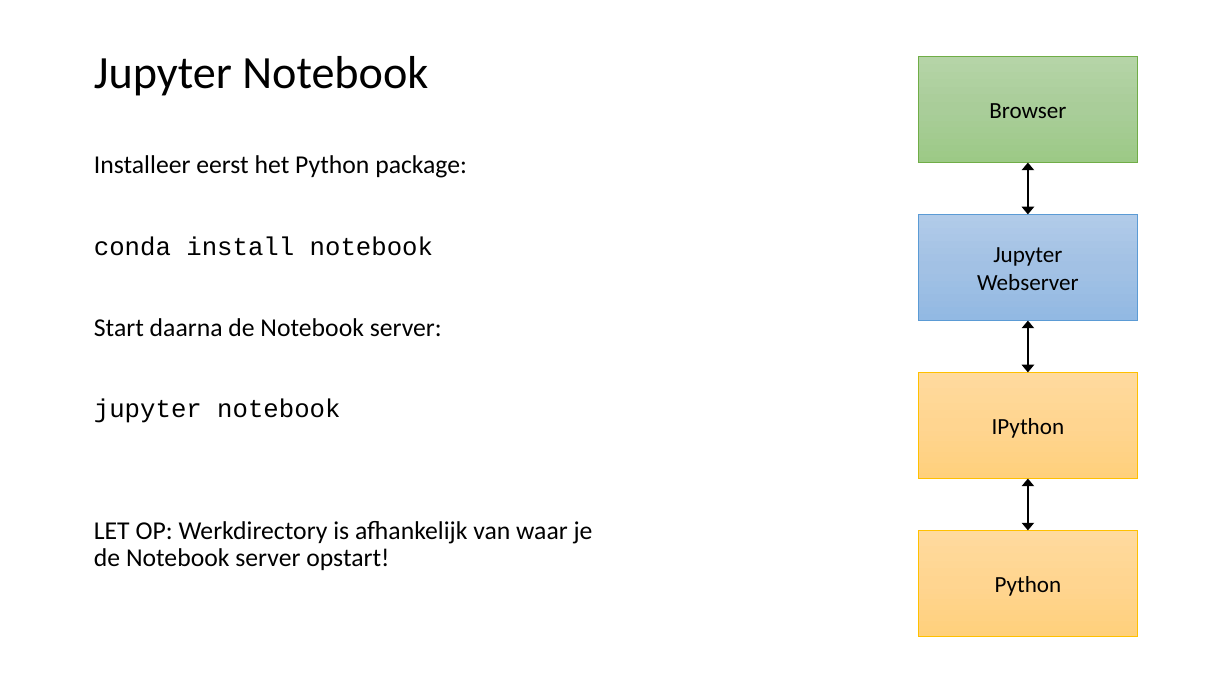
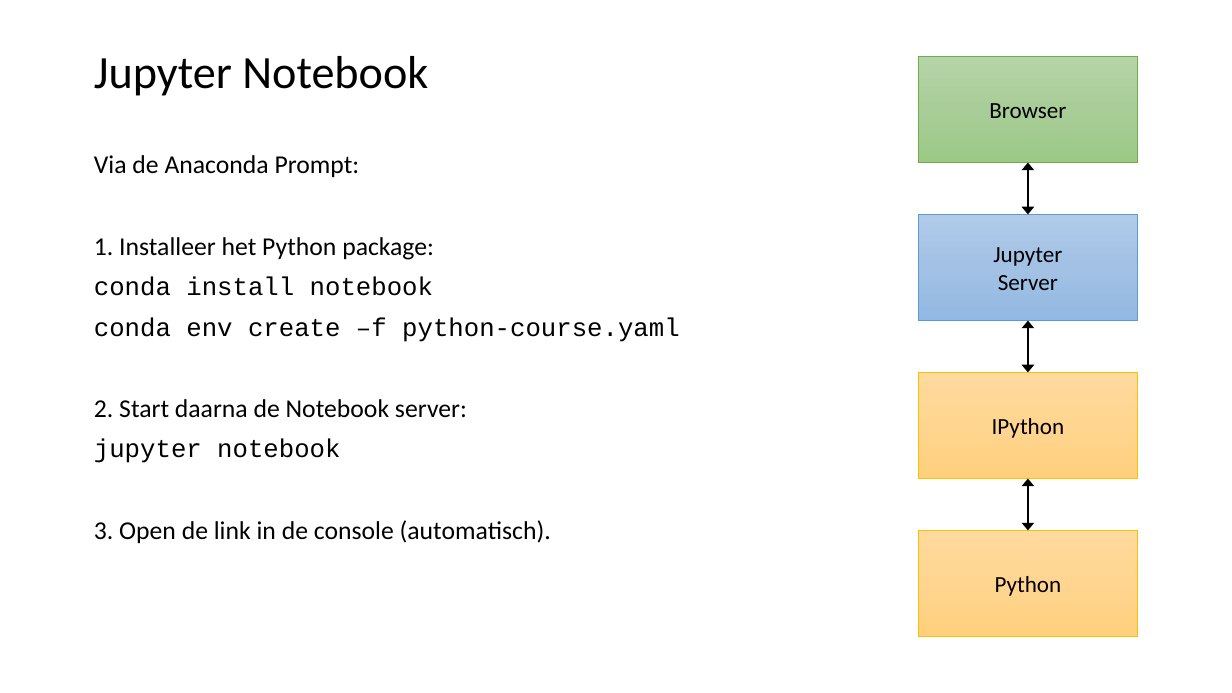
Before and after one commit to LFKoning/knowledge-sharing, a slide deck: slide 19 of python_course/1_basics_classes/python_cursus_1.pptx (slide 18 before the commit). Drawn at 1232x693 pixels with LibreOffice and Linux fonts; fonts in the diff are those of the drawing. Boxes give left, top, right and bottom in pixels: in the first picture for what was removed or moved away, otherwise in the second. Text is boxed around its words. In the diff, an @@ line names an element or a change of style, - is before the commit and + after.

Commit message:
Update slidedeck Python - part 1

```diff
--- a/python_course/1_basics_classes/python_cursus_1.pptx
+++ b/python_course/1_basics_classes/python_cursus_1.pptx
@@ text at (x1=94, y1=155, x2=434, y2=260): text changed @@
-Installeer eerst het Python package:
+Via de Anaconda Prompt:
+1. Installeer het Python package:
@@ text in rectangle at (x1=998, y1=275, x2=1058, y2=290): text changed @@
-Webserver
+Server
@@ text at (x1=94, y1=317, x2=680, y2=418): text changed; font Calibri to Courier New @@
-Start daarna de Notebook server:
+conda env create –f python-course.yaml
+2. Start daarna de Notebook server:
@@ text at (x1=94, y1=520, x2=551, y2=543): text changed @@
-LET OP: Werkdirectory is afhankelijk van waar je de Notebook server opstart!
+3. Open de link in de console (automatisch).
```
Also in this commit, not shown: 41 other slides changed, 6 slides added.
